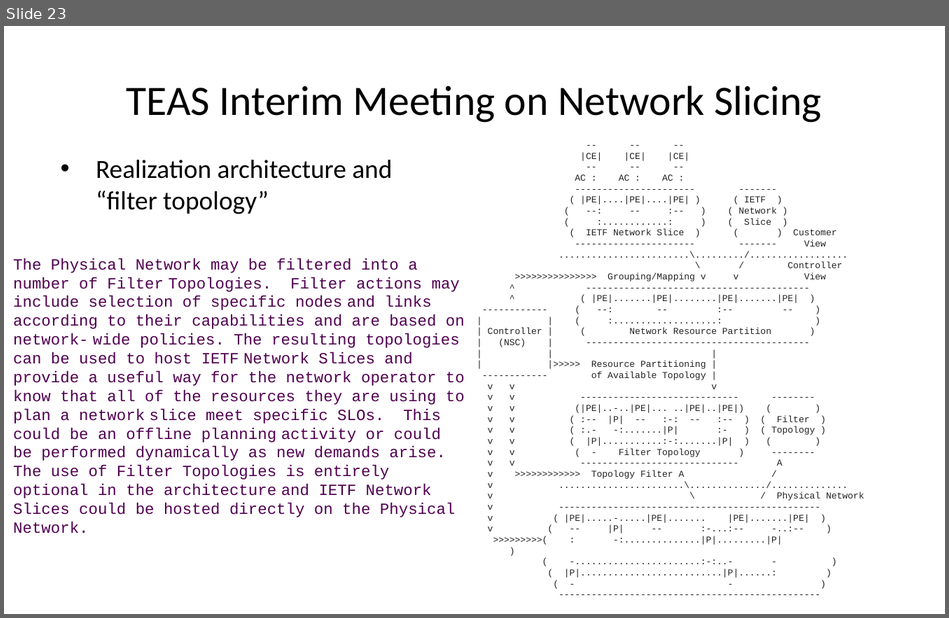
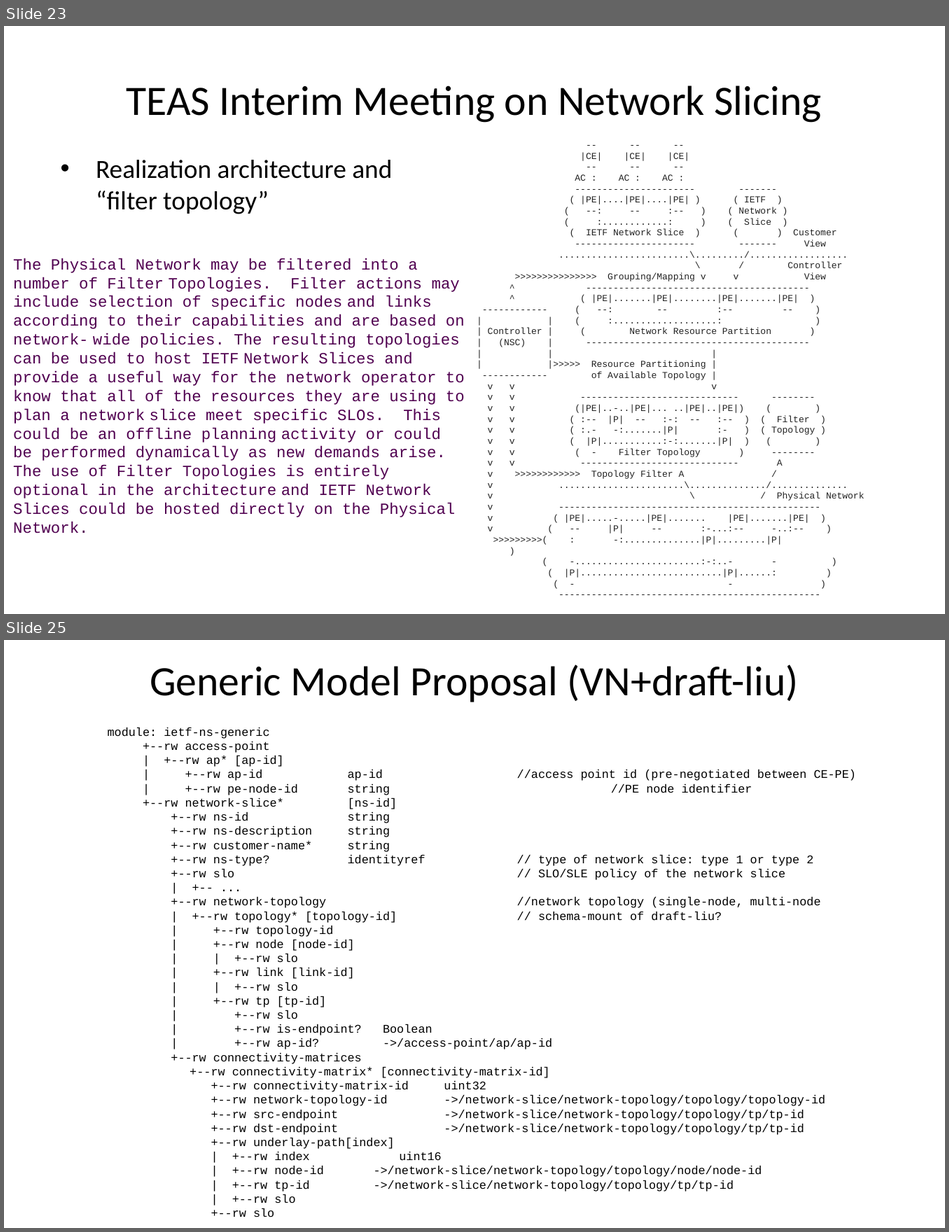
Before and after one commit to aguoietf/ietf-ccamp-yang-otn-slicing, a slide deck: Meeting Materials/otn slicing discussion slides.pptx. Shown one above the other, each under a label of ours: slide 23 before the commit, slides 23 and 25 after it; the slides between them are not shown. The pictures are 949x618 and 949x1232 pixels, drawn with LibreOffice and Linux fonts; fonts in the diff are those of the drawing; background and template pictures are left out. Boxes give left, top, right and bottom in pixels: in the first picture for what was removed or moved away, otherwise in the second. Text is boxed around its words. In the diff, an @@ line names an element or a change of style, - is before the commit and + after.

Commit message:
Update otn slicing discussion slides.pptx
Add slides for NBI modeling discussion

```diff
--- a/Meeting Materials/otn slicing discussion slides.pptx
+++ b/Meeting Materials/otn slicing discussion slides.pptx
@@ slide 25 added at [4,640,945,1228], background #FFFFFF @@
@@ title added at [150,664,798,702], 32 pt, text #000000 @@
+Generic Model Proposal (VN+draft-liu)
@@ text added at [108,727,857,1217], 9 pt, text #000000 @@
+module: ietf-ns-generic
++--rw access-point
+| +--rw ap* [ap-id]
+| +--rw ap-id ap-id //access point id (pre-negotiated between CE-PE)
+| +--rw pe-node-id string //PE node identifier
++--rw network-slice* [ns-id]
++--rw ns-id string
++--rw ns-description string
++--rw customer-name* string
++--rw ns-type? identityref // type of network slice: type 1 or type 2
++--rw slo // SLO/SLE policy of the network slice
+| +-- ...
++--rw network-topology //network topology (single-node, multi-node
+| +--rw topology* [topology-id] // schema-mount of draft-liu?
+| +--rw topology-id
+| +--rw node [node-id]
+| | +--rw slo
+| +--rw link [link-id]
+| | +--rw slo
+| +--rw tp [tp-id]
+| +--rw slo
+| +--rw is-endpoint? Boolean
+| +--rw ap-id? ->/access-point/ap/ap-id
++--rw connectivity-matrices
+  +--rw connectivity-matrix* [connectivity-matrix-id]
+  +--rw connectivity-matrix-id uint32
+  +--rw network-topology-id ->/network-slice/network-topology/topology/topology-id
+  +--rw src-endpoint ->/network-slice/network-topology/topology/tp/tp-id
+  +--rw dst-endpoint ->/network-slice/network-topology/topology/tp/tp-id
+  +--rw underlay-path[index]
+  | +--rw index uint16
+  | +--rw node-id ->/network-slice/network-topology/topology/node/node-id
+  | +--rw tp-id ->/network-slice/network-topology/topology/tp/tp-id
+  | +--rw slo
+  +--rw slo
```
Also in this commit, not shown: 1 other slide added.
